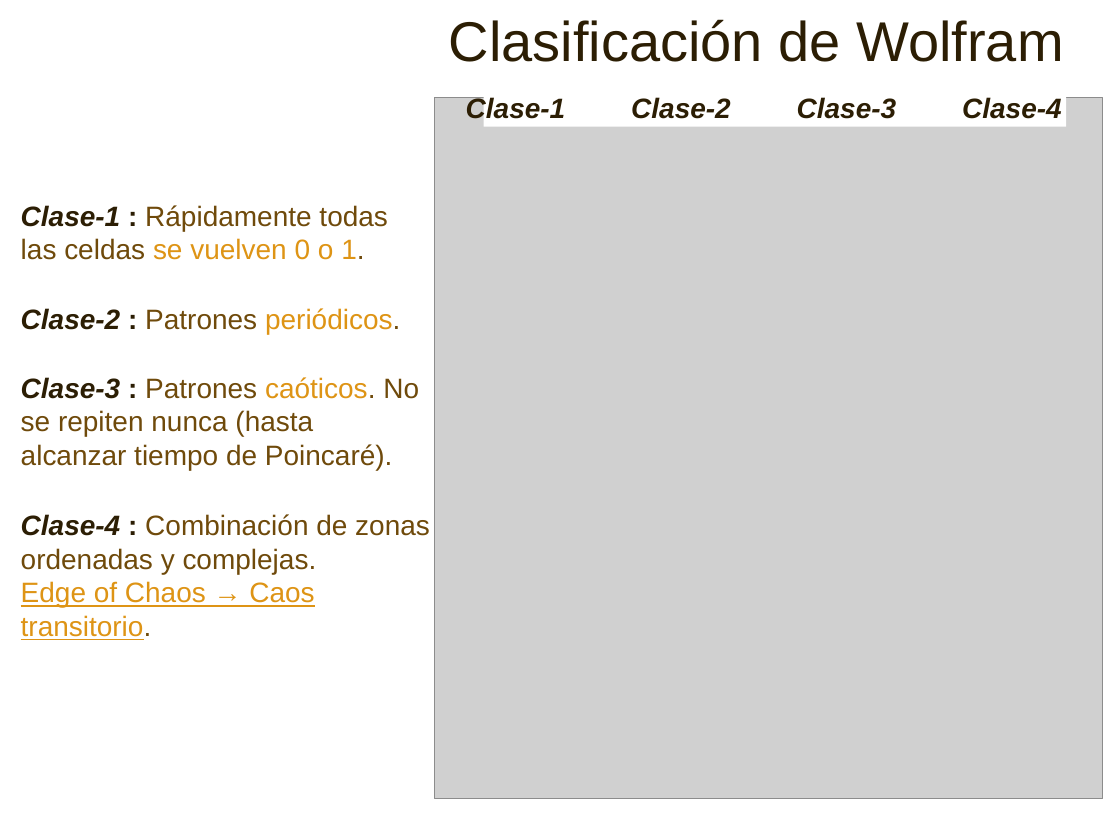
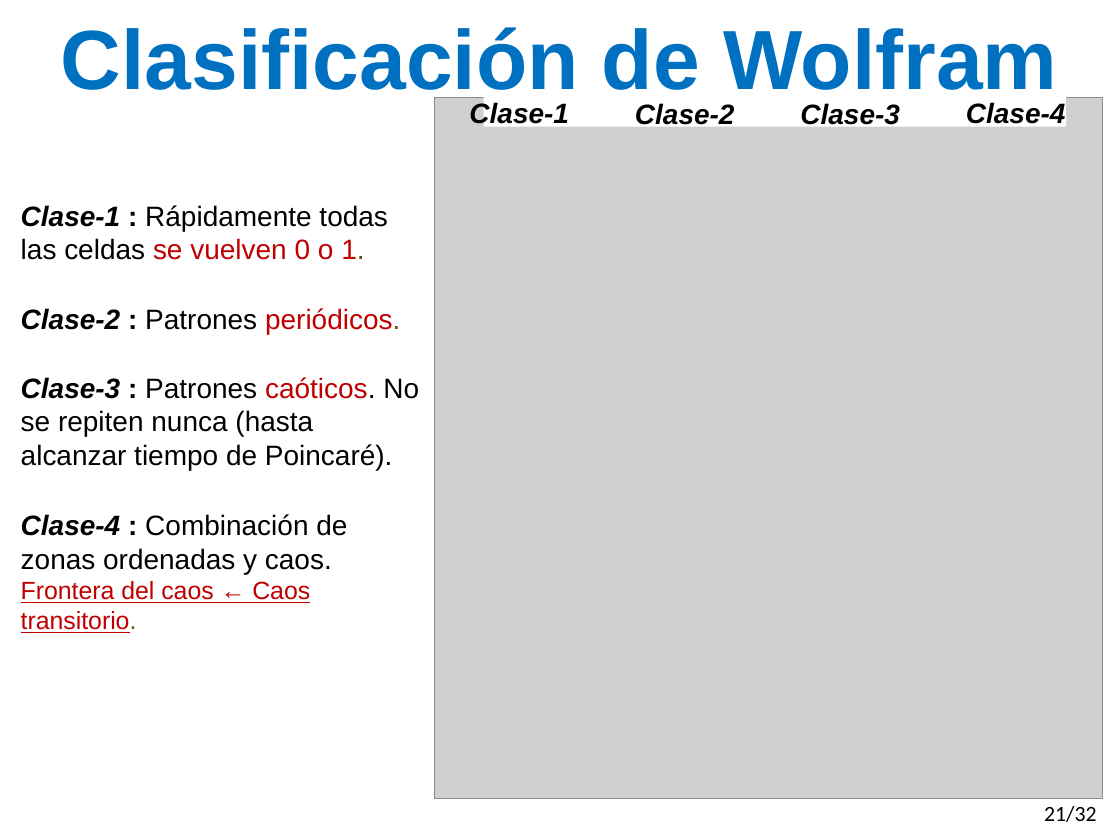
Before and after one commit to gasparalfaro/Tesis-Tesis, a slide deck: slide 22 of Presentacion/Thesis Presentation Gaspar Alfaro.pptx (slide 16 before the commit). Drawn at 1120x840 pixels with LibreOffice and Linux fonts; fonts in the diff are those of the drawing; grey boxes stand for pictures. Boxes give left, top, right and bottom in pixels: in the first picture for what was removed or moved away, otherwise in the second. Text is boxed around its words. In the diff, an @@ line names an element or a change of style, - is before the commit and + after.

```diff
--- a/Presentacion/Thesis Presentation Gaspar Alfaro.pptx
+++ b/Presentacion/Thesis Presentation Gaspar Alfaro.pptx
@@ text "Clasificación de Wolfram" at bbox=[61, 27, 1057, 104]: size 36 to 54 pt, text colour #2C1E04 to #0070C0, bold on; alignment right to centre; list level 3 to 1 in "Clasificación de Wolfram" @@
@@ text colour #2C1E04 to #000000 in 4 elements at bbox=[635, 103, 735, 129], bbox=[800, 103, 900, 129], bbox=[966, 102, 1066, 129], bbox=[469, 102, 569, 124] @@
@@ text "Clase-1 : Rápidamente todas las ..." at bbox=[21, 205, 387, 260]: text colour #2C1E04 to #000000 in "Clase-1 :"; text colour #6F4A0B to #000000 in "Rápidamente todas las celdas"; text colour #DE9415 to #C00000 in "se vuelven 0 o 1." @@
@@ text "Clase-2 : Patrones periódicos." at bbox=[21, 308, 400, 334]: text colour #2C1E04 to #000000 in "Clase-2 :"; text colour #6F4A0B to #000000 in "Patrones"; text colour #DE9415 to #C00000 in "periódicos." @@
@@ text "Clase-3 : Patrones caóticos. No ..." at bbox=[21, 377, 419, 470]: text colour #2C1E04 to #000000 in "Clase-3 :"; text colour #6F4A0B to #000000 in "Patrones caóticos. No se repiten nunca (hasta ..."; text colour #DE9415 to #C00000 in "caóticos." @@
@@ text at bbox=[21, 514, 347, 633]: text changed; text colour #6F4A0B to #000000 @@
-Clase-4 : Combinación de zonas ordenadas y complejas.
-Edge of Chaos → Caos transitorio.
+Clase-4 : Combinación de zonas ordenadas y caos.
+Frontera del caos ← Caos transitorio.
@@ page number added at bbox=[1044, 806, 1097, 822], 14 pt, text #000000 @@
+21/32
```
Also in this commit, not shown: 34 other slides changed, 23 slides added, 6 slides removed.
